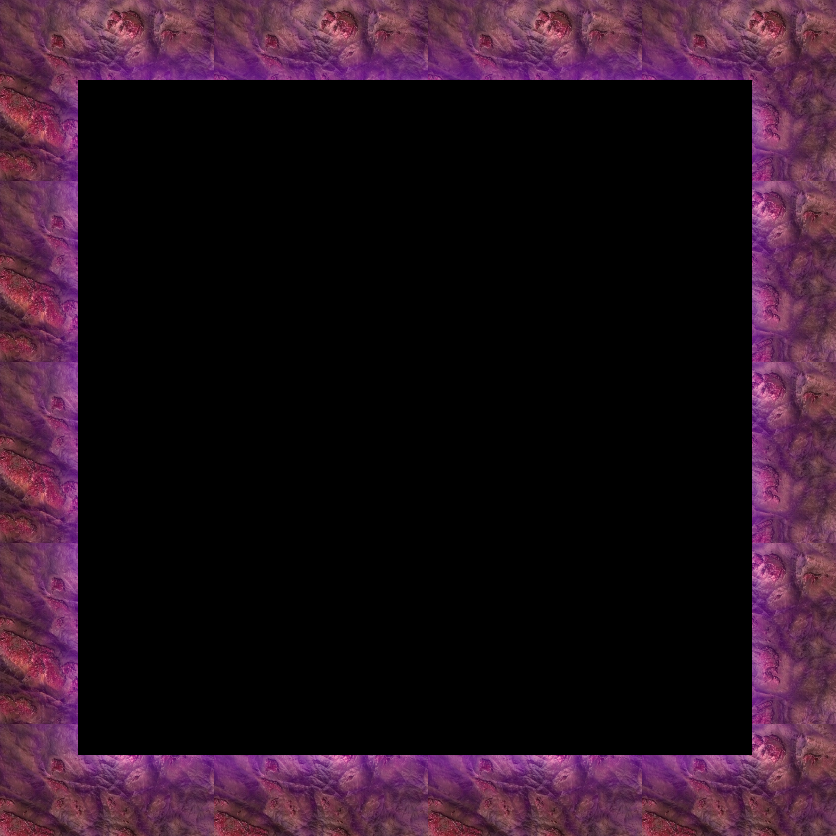
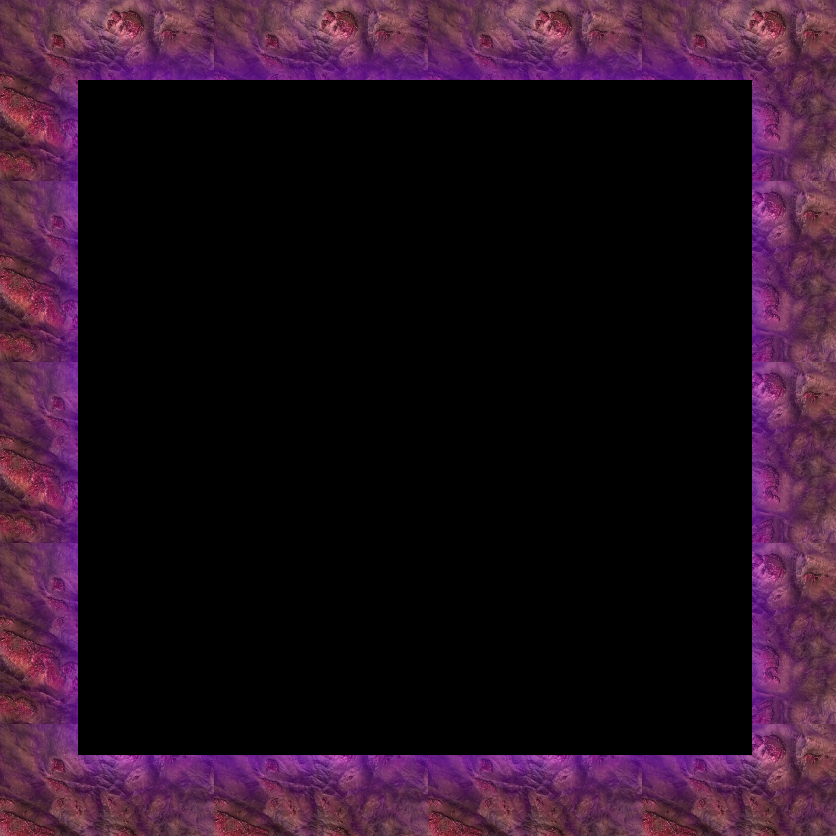
The second 836 × 836 image is a revision of the first. Changes to its layers:
pixels changed over [25,24,808,806] (layer not identified)
